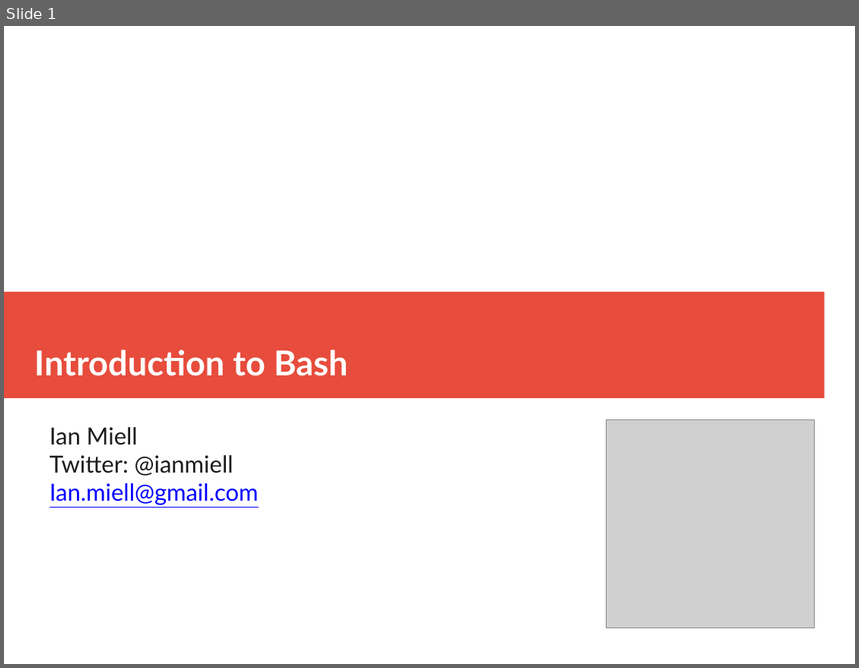
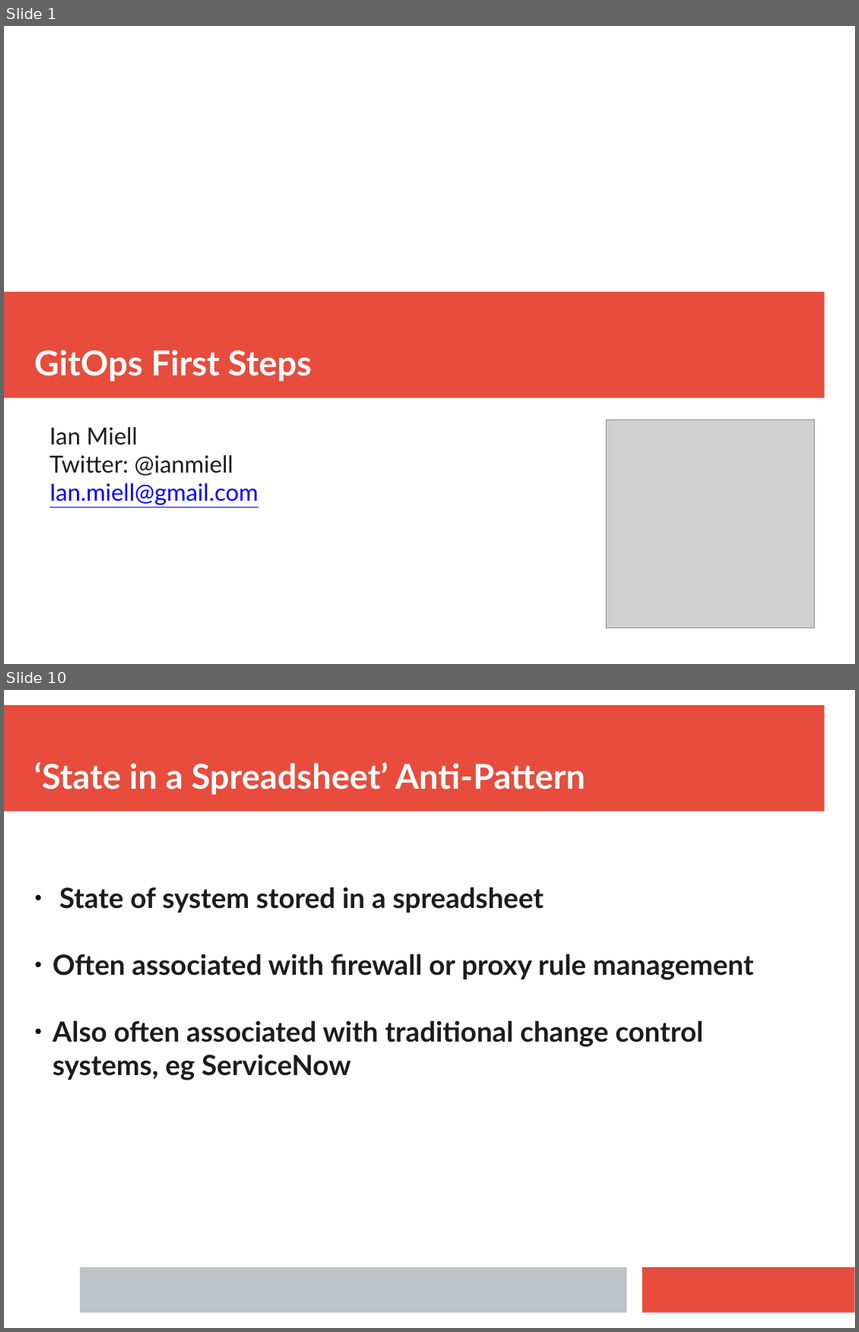
Before and after one commit to ianmiell/gitops-first-steps, a slide deck: slides/gitops_first_steps.pptx. Shown one above the other, each under a label of ours: slide 1 before the commit, slides 1 and 10 after it; the slides between them are not shown. The pictures are 859x668 and 859x1332 pixels, drawn with LibreOffice and Linux fonts; fonts in the diff are those of the drawing; grey boxes stand for pictures. Boxes give left, top, right and bottom in pixels: in the first picture for what was removed or moved away, otherwise in the second. Text is boxed around its words. In the diff, an @@ line names an element or a change of style, - is before the commit and + after.

```diff
--- a/slides/gitops_first_steps.pptx
+++ b/slides/gitops_first_steps.pptx
@@ slide 10 added at box(4, 690, 855, 1328), background #FFFFFF @@
@@ rectangle added at box(4, 705, 825, 812), fill #E74C3C @@
@@ text added at box(34, 762, 585, 795), 32 pt, text #FFFFFF, bold @@
+‘State in a Spreadsheet’ Anti-Pattern
@@ text added at box(53, 887, 754, 1081), 26 pt, text #1C1C1C, bold @@
+● State of system stored in a spreadsheet
+● Often associated with firewall or proxy rule management
+● Also often associated with traditional change control systems, eg ServiceNow
@@ rectangle added at box(80, 1268, 626, 1313), fill #BDC3C7 @@
@@ rectangle added at box(643, 1268, 855, 1313), fill #E74C3C @@
@@ slide 1 changed as well @@
@@ text at box(34, 350, 312, 382): text changed @@
-Introduction to Bash
+GitOps First Steps
```
Also in this commit, not shown: 1 other slide changed, 28 other slides added, 62 slides removed.
